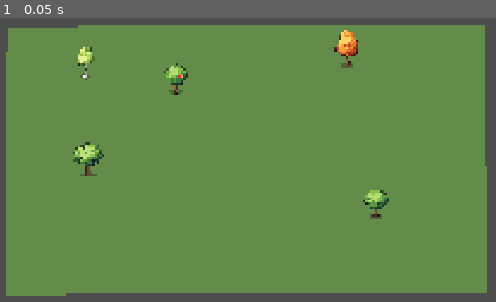
Above: before the commit, frame 1.
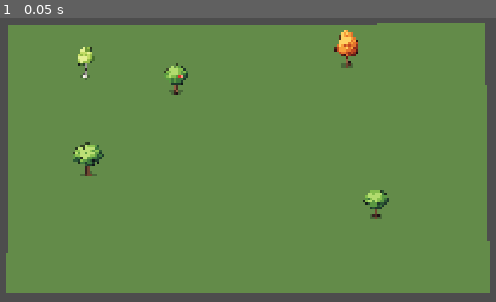
Above: after the commit, the same moment.

Repository: juego2026/juego2026
Game: Godot game, scene res://mundo.tscn
The game is run twice, just before and just after one commit, with the same random seed, the same clock (stepped at 60 frames per second) and the same inputs.
Inputs:
- Up to frame 1 (0.05 s): no input

The runs differ from the first frame. In frame 1, 0.9% of the frame differs, in the area x 1-99%, y 1-98%.

Commit message:
Update escenario_mauro.tscn

Diff:
--- a/nuevo-proyecto-de-juego/escenario_mauro.tscn
+++ b/nuevo-proyecto-de-juego/escenario_mauro.tscn
@@ -8,24 +8,24 @@
 [sub_resource type="CanvasTexture" id="CanvasTexture_gkab4"]
 
 [sub_resource type="RectangleShape2D" id="RectangleShape2D_b7hpn"]
-size = Vector2(16, 14)
+size = Vector2(10, 9)
 
 [sub_resource type="RectangleShape2D" id="RectangleShape2D_hfuxe"]
-size = Vector2(16, 10)
+size = Vector2(10, 8)
 
 [sub_resource type="RectangleShape2D" id="RectangleShape2D_ygvmj"]
-size = Vector2(14, 9)
+size = Vector2(8, 8)
 
 [sub_resource type="RectangleShape2D" id="RectangleShape2D_4xddy"]
-size = Vector2(16, 9)
+size = Vector2(10, 9.75)
 
 [sub_resource type="RectangleShape2D" id="RectangleShape2D_1fjv0"]
-size = Vector2(21, 10)
+size = Vector2(11, 10)
 
 [node name="Escenario" type="Node2D" unique_id=1099258791]
 
 [node name="Suelo" type="Polygon2D" parent="." unique_id=689264920]
-position = Vector2(3, 2)
+position = Vector2(6, 0)
 color = Color(0.3882353, 0.54509807, 0.28627452, 1)
 texture = SubResource("CanvasTexture_gkab4")
 polygon = PackedVector2Array(0, 6, 1144, 0, 1154, 645, -4, 649)
@@ -38,7 +38,7 @@
 texture = ExtResource("1_wmrrv")
 
 [node name="CollisionShape2D" type="CollisionShape2D" parent="Arbol_01_Fisico" unique_id=42596560]
-position = Vector2(820, 100)
+position = Vector2(820, 101.5)
 shape = SubResource("RectangleShape2D_b7hpn")
 
 [node name="Arbol_02_Fisico" type="StaticBody2D" parent="." unique_id=1289018463]
@@ -58,7 +58,7 @@
 texture = ExtResource("3_7uq3y")
 
 [node name="CollisionShape2D" type="CollisionShape2D" parent="Arbol_03_Fisico" unique_id=611351961]
-position = Vector2(190, 129.5)
+position = Vector2(190, 129)
 shape = SubResource("RectangleShape2D_ygvmj")
 
 [node name="Arbol_04_Fisico" type="StaticBody2D" parent="." unique_id=1551219734]
@@ -68,7 +68,7 @@
 texture = ExtResource("2_mgk4d")
 
 [node name="CollisionShape2D" type="CollisionShape2D" parent="Arbol_04_Fisico" unique_id=1923525393]
-position = Vector2(888, 462.5)
+position = Vector2(888, 462.125)
 shape = SubResource("RectangleShape2D_4xddy")
 
 [node name="Arbol_05_Fisico" type="StaticBody2D" parent="." unique_id=1401302161]
